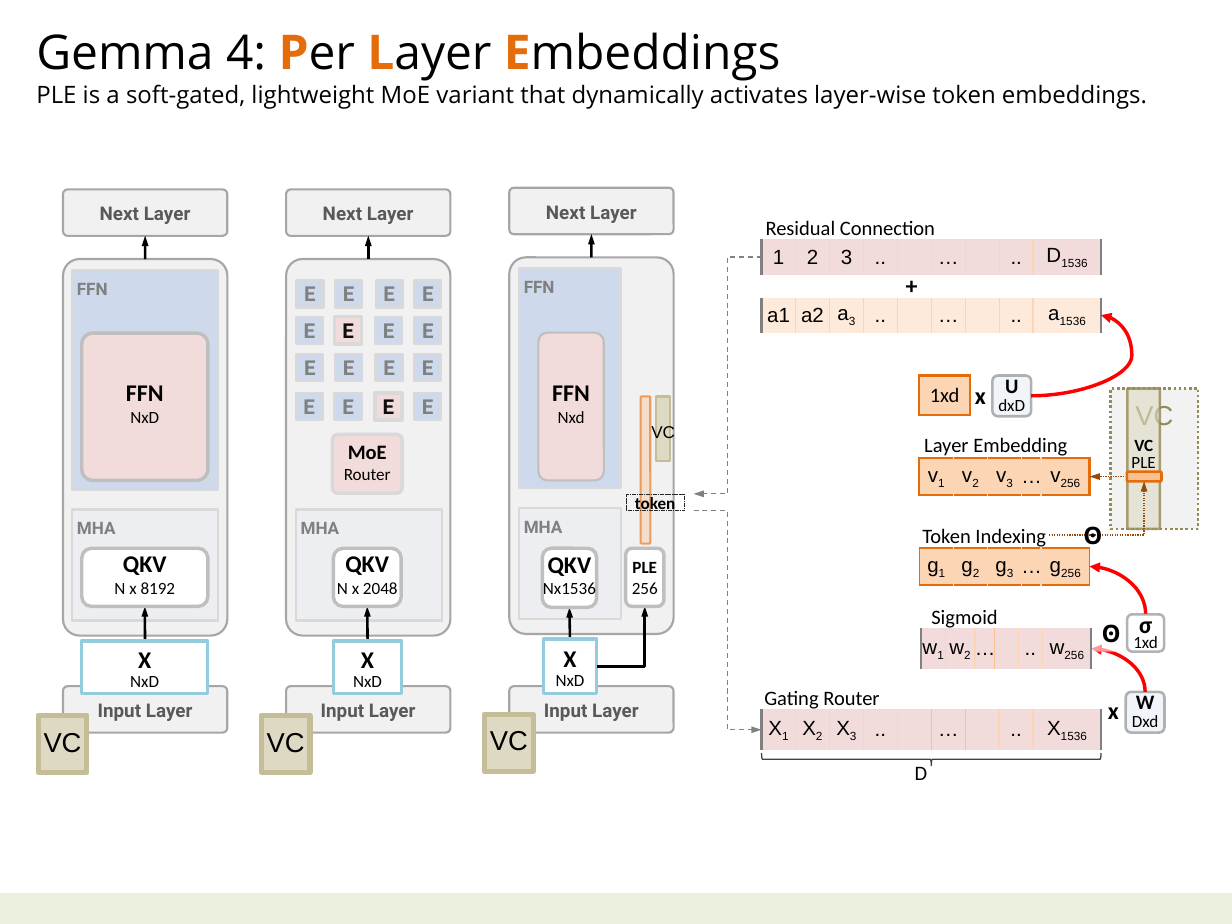
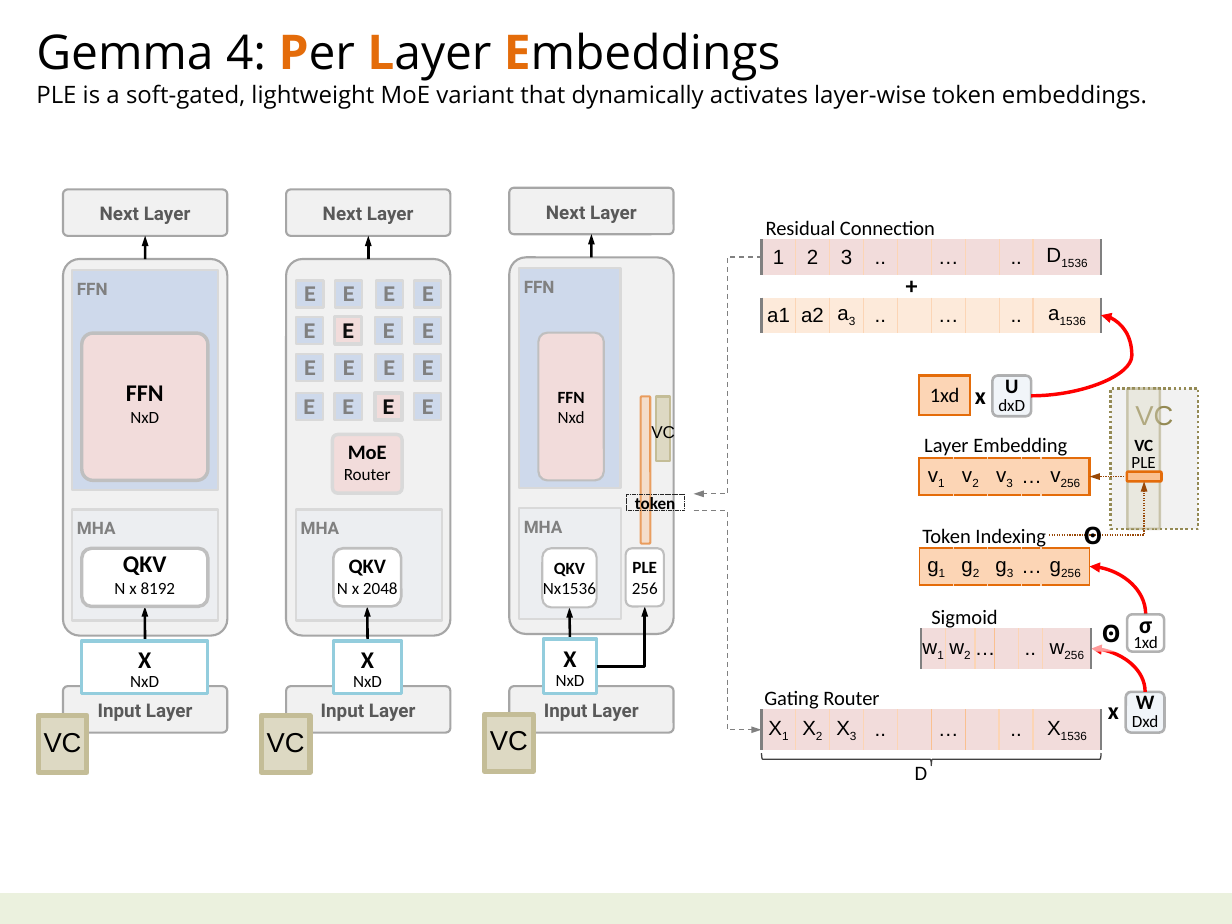
Before and after one commit to navibator/crazy-ai, a slide deck: slide 33 of ai.pptx. Drawn at 1232x924 pixels with LibreOffice and Linux fonts; fonts in the diff are those of the drawing. Boxes give left, top, right and bottom in pixels: in the first picture for what was removed or moved away, otherwise in the second. Text is boxed around its words. In the diff, an @@ line names an element or a change of style, - is before the commit and + after.

Commit message:
revise

```diff
--- a/ai.pptx
+++ b/ai.pptx
@@ rectangle "VC" at <box>1127,388,1159,529</box>: fill #DDD9C3 at 60% opacity to #DDD9C3 at 40% opacity @@
@@ text in rounded rectangle at <box>558,392,585,403</box>: size 14 to 10 pt in "FFN" @@
@@ rounded rectangle "QKV" at <box>334,548,402,606</box>: outline #BFBFBF 2 pt to #BFBFBF 1.5 pt @@
@@ text in rounded rectangle at <box>349,559,386,576</box>: size 14 to 12 pt in "QKV" @@
@@ rounded rectangle "QKV" at <box>542,548,596,607</box>: outline #BFBFBF 2 pt to #BFBFBF 1.25 pt @@
@@ text in rounded rectangle at <box>554,562,585,576</box>: size 14 to 10 pt in "QKV" @@
```
Also in this commit, not shown: 1 other slide changed, 1 slide removed.
